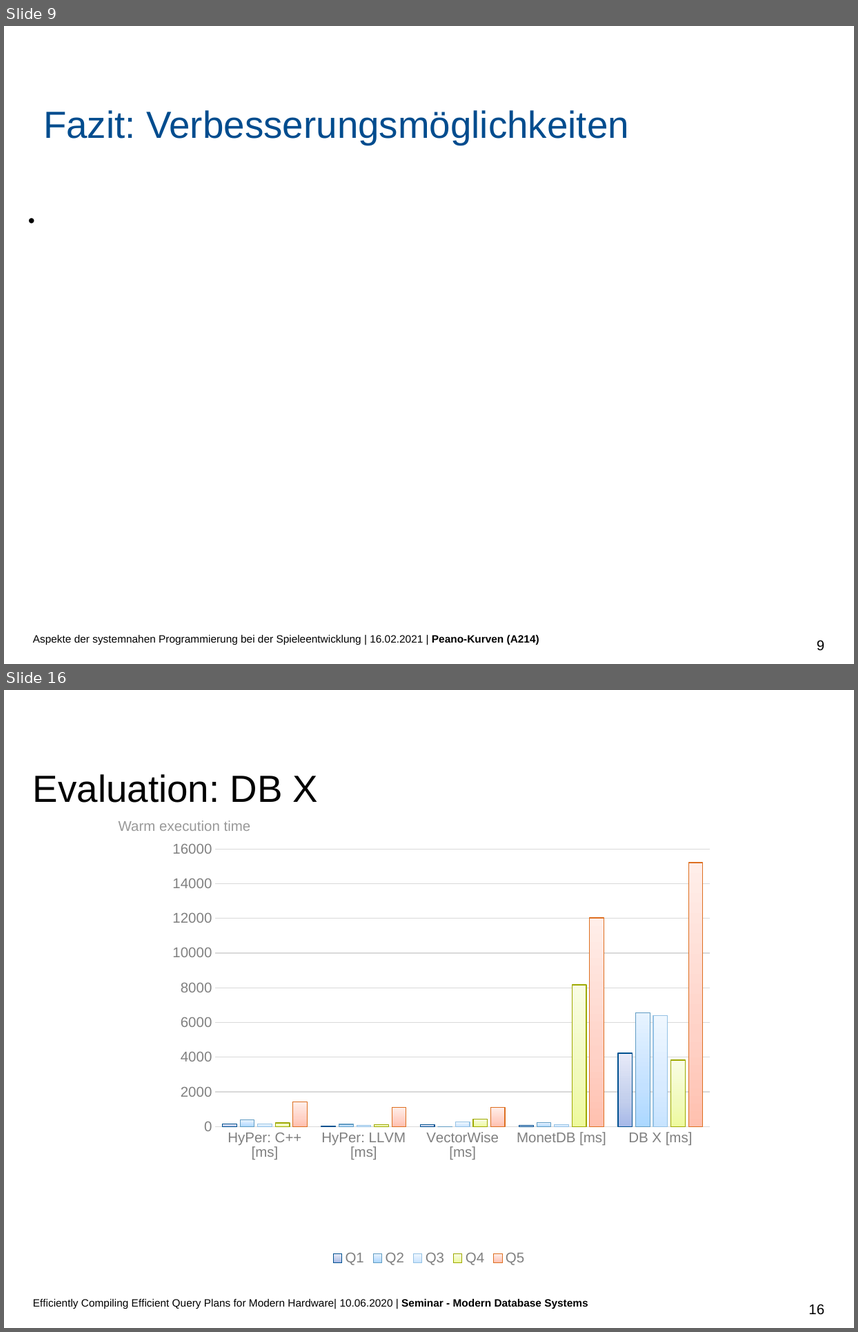
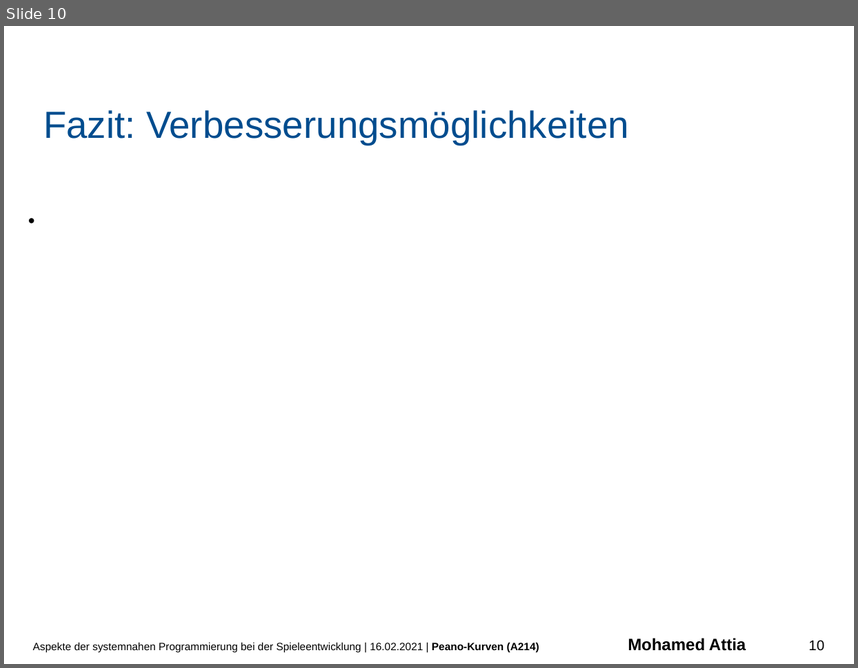
Before and after one commit to PaddlePad/ASP-Peano, a slide deck: Ausarbeitung/präzi.pptx. Shown one above the other, each under a label of ours: slides 9 and 16 before the commit, slide 10 after it; the slides between them are not shown. The pictures are 858x1332 and 858x668 pixels, drawn with LibreOffice and Linux fonts; fonts in the diff are those of the drawing; background and template pictures are left out. Boxes give left, top, right and bottom in pixels: in the first picture for what was removed or moved away, otherwise in the second. Text is boxed around its words. In the diff, an @@ line names an element or a change of style, - is before the commit and + after.

```diff
--- a/Ausarbeitung/präzi.pptx
+++ b/Ausarbeitung/präzi.pptx
@@ slide 16 removed at bbox=[4, 690, 854, 1328], background #FFFFFF @@
@@ text removed at bbox=[33, 774, 318, 802] @@
-Evaluation: DB X
@@ text removed at bbox=[119, 820, 251, 831] @@
-Warm execution time
@@ column chart removed at bbox=[146, 820, 713, 1269] @@
-categories: HyPer: C++ [ms], HyPer: LLVM [ms], VectorWise [ms], MonetDB [ms], DB X [ms]
-Q1: 100, 0, 100, 100, 4200
-Q2: 400, 100, 0, 200, 6600
-Q3: 100, 100, 300, 100, 6400
-Q4: 200, 100, 400, 8200, 3800
-Q5: 1400, 1100, 1100, 12000, 15200
@@ text removed at bbox=[81, 1298, 588, 1308] @@
-Eﬃciently Compiling Eﬃcient Query Plans for Modern Hardware| 10.06.2020 | Seminar - Modern Database Systems
@@ page number removed at bbox=[809, 1303, 824, 1314] @@
-16
@@ what was slide 9 is now slide 10 @@
@@ slide 10 changed as well @@
@@ text at bbox=[33, 637, 746, 652]: text changed @@
-Aspekte der systemnahen Programmierung bei der Spieleentwicklung | 16.02.2021 | Peano-Kurven (A214)
+Aspekte der systemnahen Programmierung bei der Spieleentwicklung | 16.02.2021 | Peano-Kurven (A214) Mohamed Attia
@@ page number at bbox=[809, 639, 824, 650]: text changed @@
-9
+10
```
Also in this commit, not shown: 9 other slides changed, 1 slide added, 13 other slides removed.
